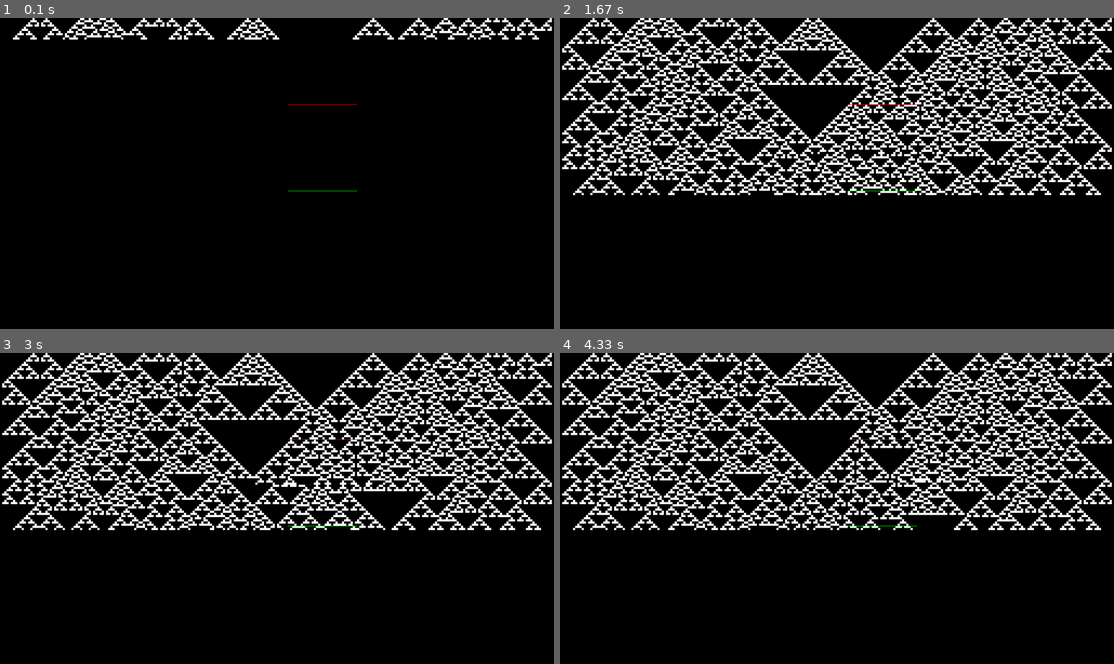
Above: before the commit, frames 1-4 (two rows, left to right).
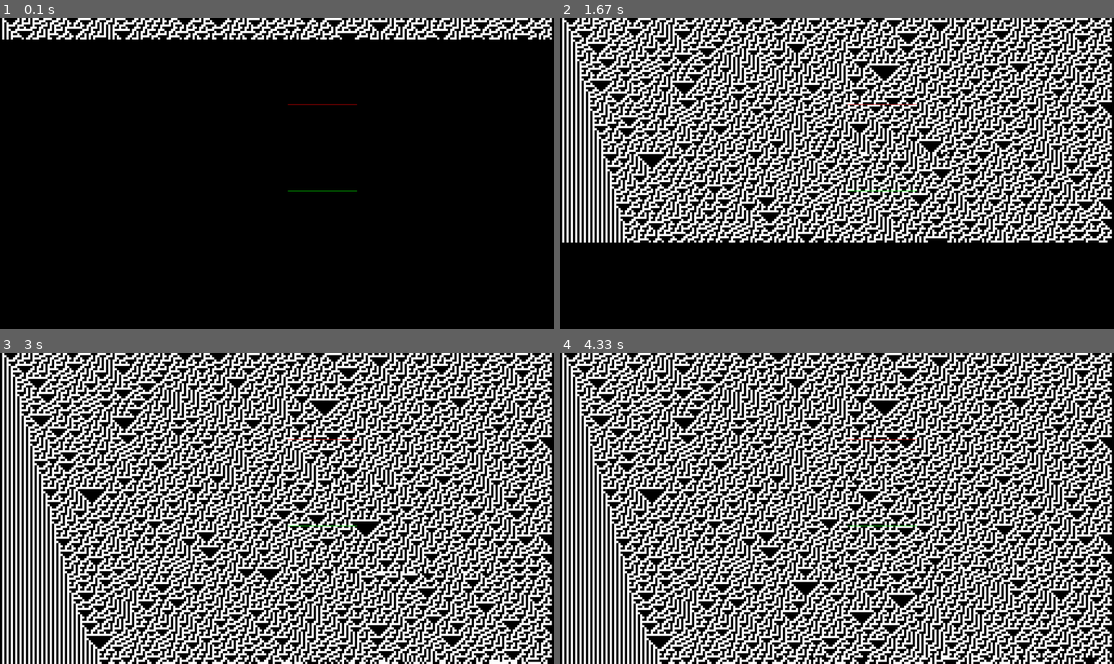
Above: after the commit, the same moments.

Repository: eschluntz/time_travel
Game: pygame game, started from time_cell.py
Same seed, same stepped clock (60 frames per second), same inputs: the game is played once before the commit and once after it.
Inputs:
- Up to frame 1 (0.1 s): no input
- Up to frame 2 (1.67 s): no input
- Up to frame 3 (3 s): no input
- Up to frame 4 (4.33 s): no input

The runs differ from the first frame. In frame 1, 4.0% of the frame differs, in the area x 0-100%, y 0-8%; in frame 2, 43%; in frame 3, 60%; in frame 4, 60%, in the area x 0-100%, y 0-100%.

Commit message:
leftover changes from last year

Diff:
--- a/analyze_data.py
+++ b/analyze_data.py
@@ -2,12 +2,38 @@
 
 import time
 import pickle
-from multiprocessing import Pool
+from collections import defaultdict
 
 from time_cell import TimeCell, Result, Config
 
-f_name = "results_1585454175.033965.p"
+f_name = "rule_sweep.p"
+data = []
 with open(f_name, "rb") as f:
-    data = pickle.load(f)
+    while True:
+        try:
+            data.append(pickle.load(f))
+        except EOFError:
+            break
 
-print(data)
+print(len(data))
+
+stats = defaultdict(lambda: defaultdict(int))
+for config, result in data:
+    stats[config.rule]["count"] += 1
+    if result is None:
+        stats[config.rule]["nones"] += 1
+    else:
+        stats[config.rule]["total_cycle"] += result.cycle_length
+
+for r, v in stats.items():
+    print("Rule: {:3d} Count: {:3d} Nones: {:3d} Total: {:5d}".format(r, v["count"], v["nones"], v["total_cycle"]))
+
+##### keepers for good diversity: [30, 45, 73, 97, 110, 137, 161, 165, 169]
+
+# no time travel: 161, 126, 165,    135,    73,    109,    18,   149,   86,    22, 151, 183, 90, 30
+#                tri, tri, weird, weird, square, square, weird, werid, weird, tri, tri, tri, cool, cool,
+
+# medium time travel: 129, 135, 137, 18, 146, 147, 149, 22, 150, 151, 153, 30, 161,
+#  37, 165, 41, 169, 45, 54, 182, 183, 60, 193, 195, 73, 75, 86, 89, 90, 91, 97, 101, 102, 105, 107, 109, 110, 120, 121, 122, 124, 126
+
+# long time travel: 161, 135, 73, 109, 18, 149, 86, 22, 151, 183, 30
--- a/run_experiments.py
+++ b/run_experiments.py
@@ -8,7 +8,7 @@
 
 
 def single_run(cfg):
-    """run a number of sets for a particular config.
+    """run a set for a particular config.
     cfg: Config object represetting settings."""
     ca = TimeCell(config=cfg, quick_compute=True)
     res = ca.run_until_time_loop()
@@ -58,7 +58,7 @@
 
     with Pool(n_cores) as p:
         for result in tqdm(
-                            p.imap(single_run, experiments_gen),
+                            p.imap(single_run, experiments),
                             total=num_experiments,
                             initial=start_index):
             # write results one at a time to a pickle object, so we never need to store them in mem
@@ -68,20 +68,25 @@
 
 if __name__ == '__main__':
     # build experiments
-    rules = list(range(56))
+    rules = [30, 45, 73, 97, 110, 137, 161, 165, 169]
     ratios = [.1, .5, .9]
-    widths = [36, 37, 38]
-    reps = 10
+    widths = [32, 33, 34, 35, 36, 37]
+    reps = 1500*12
 
     # generate all the experiments to run with a cartesian product generator
     # for very large lists, generators are way faster
     experiments_gen = (Config(rule=rule, ratio=ratio, t_enter=80, t_exit=40, portal_w=width)
+                for _ in range(reps)  # reps as outermost loop to spread out everything
                 for rule in rules
                 for ratio in ratios
-                for width in widths
-                for _ in range(reps))
+                for width in widths)
 
     num_experiments = len(rules) * len(ratios) * len(widths) * reps
 
     # run!
-    run_job_server(single_run, experiments_gen, "results.p", num_experiments=num_experiments)
+    run_job_server(
+        single_run,
+        experiments_gen,
+        "main_rules.p",
+        num_experiments=num_experiments,
+        resume=True)
--- a/time_cell.py
+++ b/time_cell.py
@@ -203,16 +203,16 @@
 
 def several_loops():
     """Runs several loops of CA with different rules"""
-    rules = list(range(22, 256))
-    ratios = [.1, .5, .9]
+    rules = [30, 45, 73, 97, 110, 137, 161, 165, 169]
+    ratios = [.5]
     for rule in rules:
         for ratio in ratios:
             cfg = Config(rule=rule, ratio=ratio, t_enter=80, t_exit=40, portal_w=32)
             print(cfg)
-            ca = TimeCell(config=cfg, quick_compute=True)
+            ca = TimeCell(config=cfg, quick_compute=False)
 
             done_count = 0
-            for _ in range(1000):
+            for _ in range(1500):
                 ca.render()
                 ca.generate()
 
Not shown, changed: readme.md
